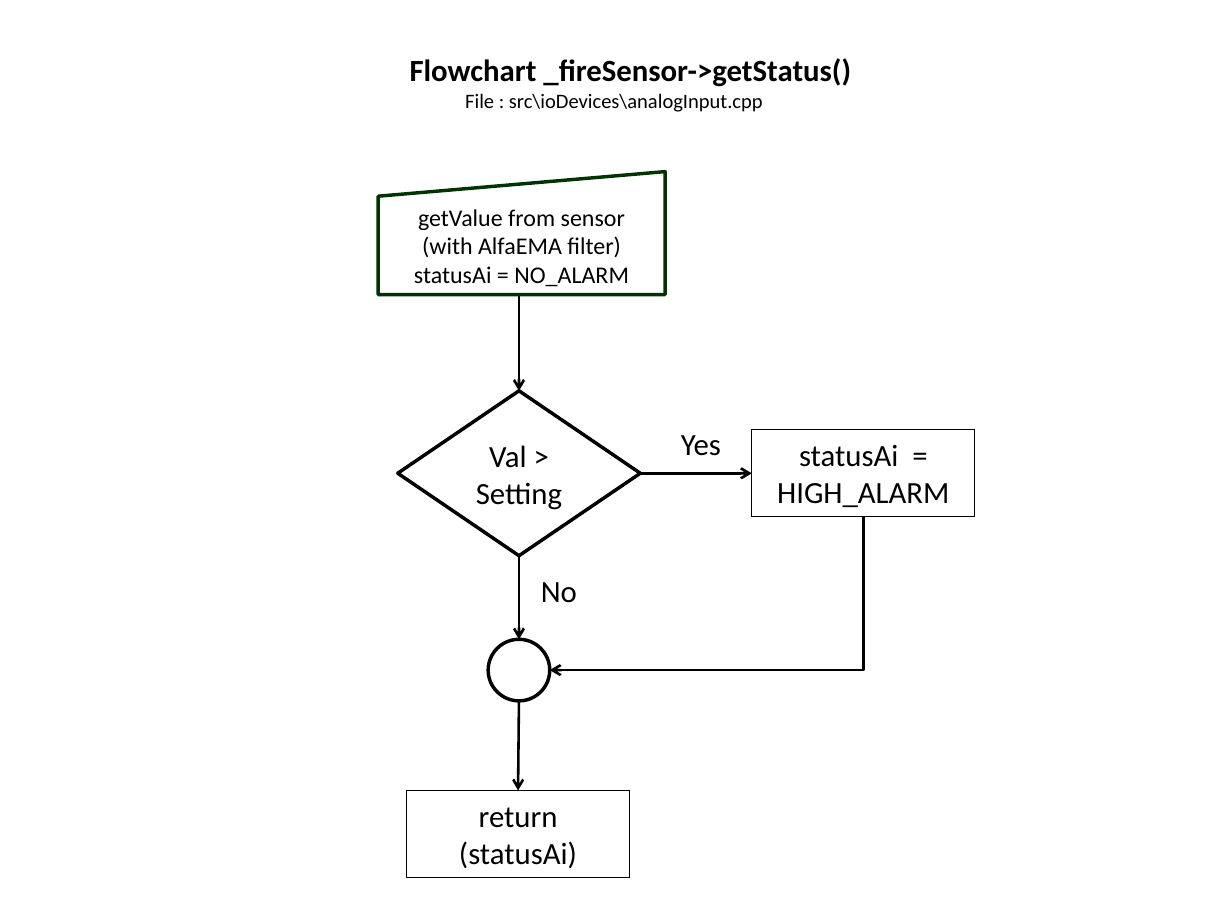
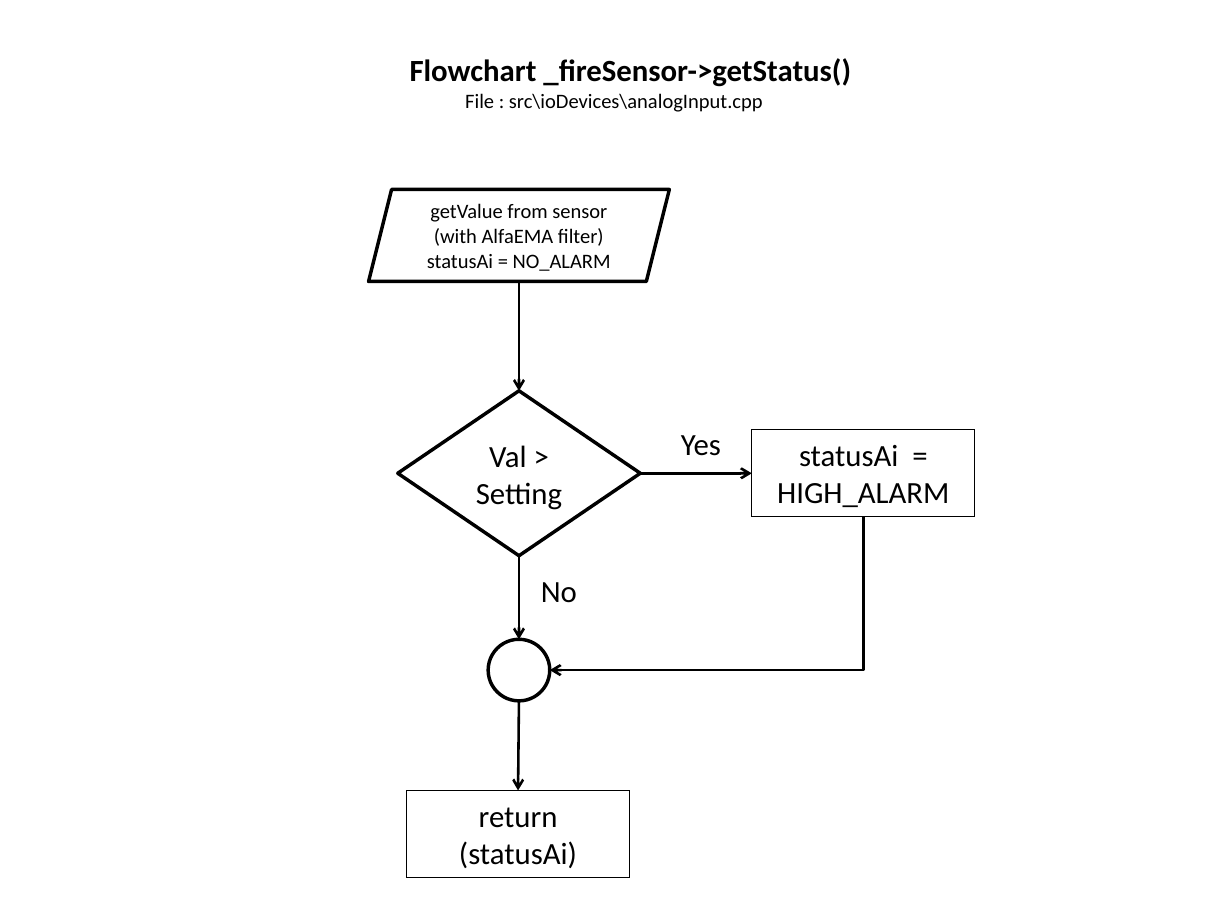
Before and after one commit to slametsampon/WFPS, a slide deck: slide 8 of resources/WFPS.pptx. Drawn at 1232x924 pixels with LibreOffice and Linux fonts; fonts in the diff are those of the drawing; background and template pictures are left out. Boxes give left, top, right and bottom in pixels: in the first picture for what was removed or moved away, otherwise in the second. Text is boxed around its words. In the diff, an @@ line names an element or a change of style, - is before the commit and + after.

Commit message:
update flowchart

```diff
--- a/resources/WFPS.pptx
+++ b/resources/WFPS.pptx
@@ parallelogram "getValue from sensor": place and size @@
-parallelogram "getValue from sensor" at [378,171,665,294]
+parallelogram "getValue from sensor" at [368,190,669,282]
@@ parallelogram "getValue from sensor" at [368,190,669,282]: size 14 to 12 pt; flow chart manual input to parallelogram; outline #003300 2 pt to #000000 2 pt @@
@@ arrow moved from (519, 296) - (519, 391) to (519, 281) - (519, 391) @@
```
Also in this commit, not shown: 2 other slides changed.
